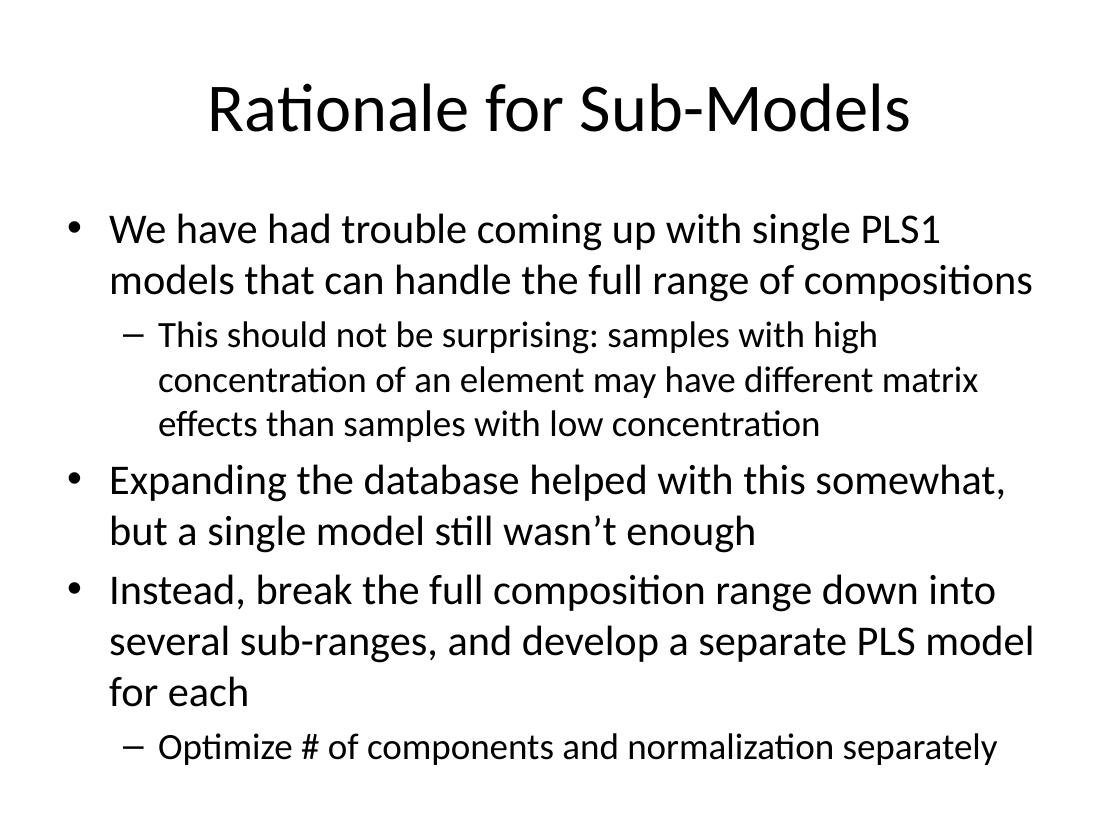
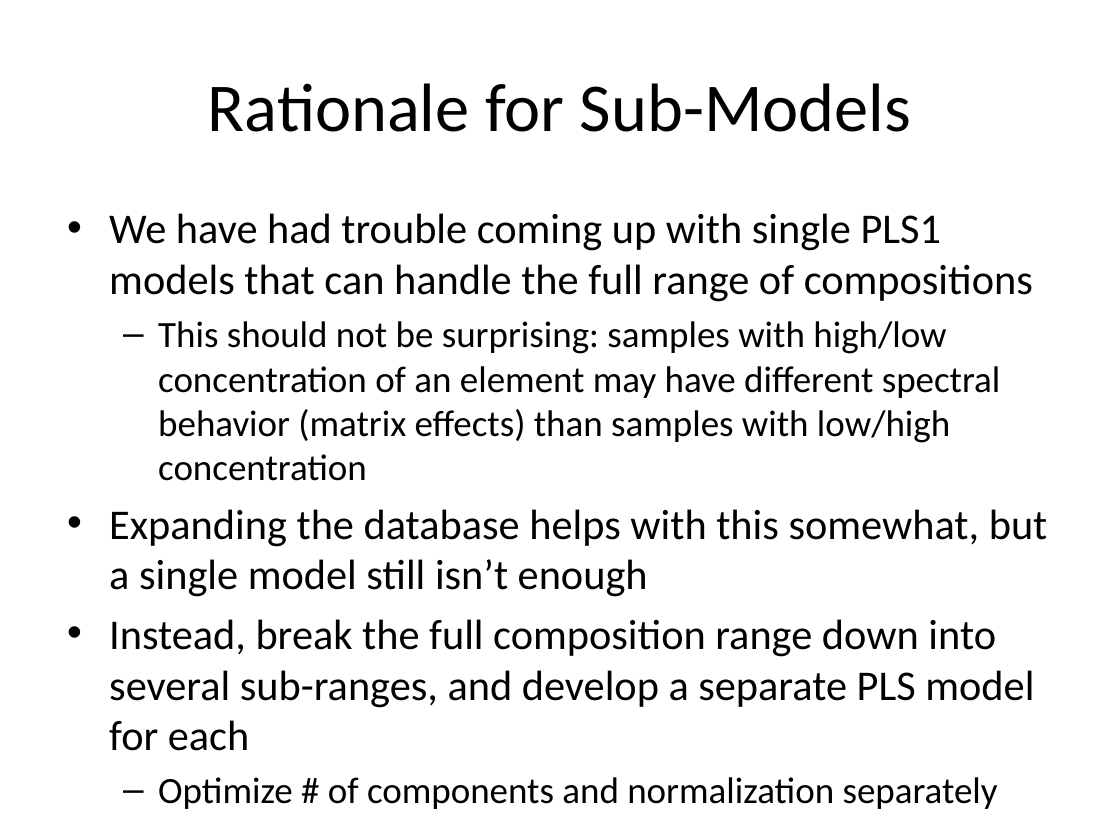
Before and after one commit to freesiemens/Working, a slide deck: slide 2 of ChemCam PLS1 Sub-Model Calibration.pptx. Drawn at 1120x840 pixels with LibreOffice and Linux fonts; fonts in the diff are those of the drawing. Boxes give left, top, right and bottom in pixels: in the first picture for what was removed or moved away, otherwise in the second. Text is boxed around its words. In the diff, an @@ line names an element or a change of style, - is before the commit and + after.

```diff
--- a/ChemCam PLS1 Sub-Model Calibration.pptx
+++ b/ChemCam PLS1 Sub-Model Calibration.pptx
@@ text at [109, 321, 1048, 597]: text changed @@
-  – This should not be surprising: samples with high concentration of an element may have different matrix effects than samples with low concentration
-• Expanding the database helped with this somewhat, but a single model still wasn’t enough
+  – This should not be surprising: samples with high/low concentration of an element may have different spectral behavior (matrix effects) than samples with low/high concentration
+• Expanding the database helps with this somewhat, but a single model still isn’t enough
```
Also in this commit, not shown: 3 other slides changed, 4 slides added, 7 other files.
